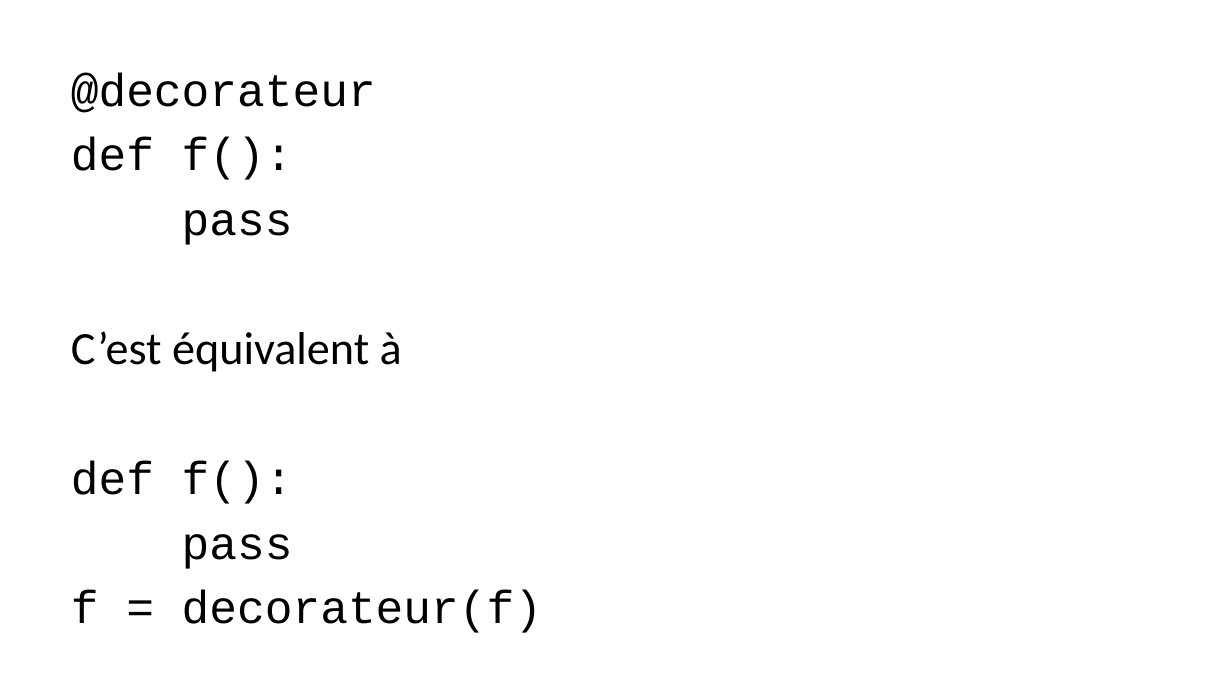
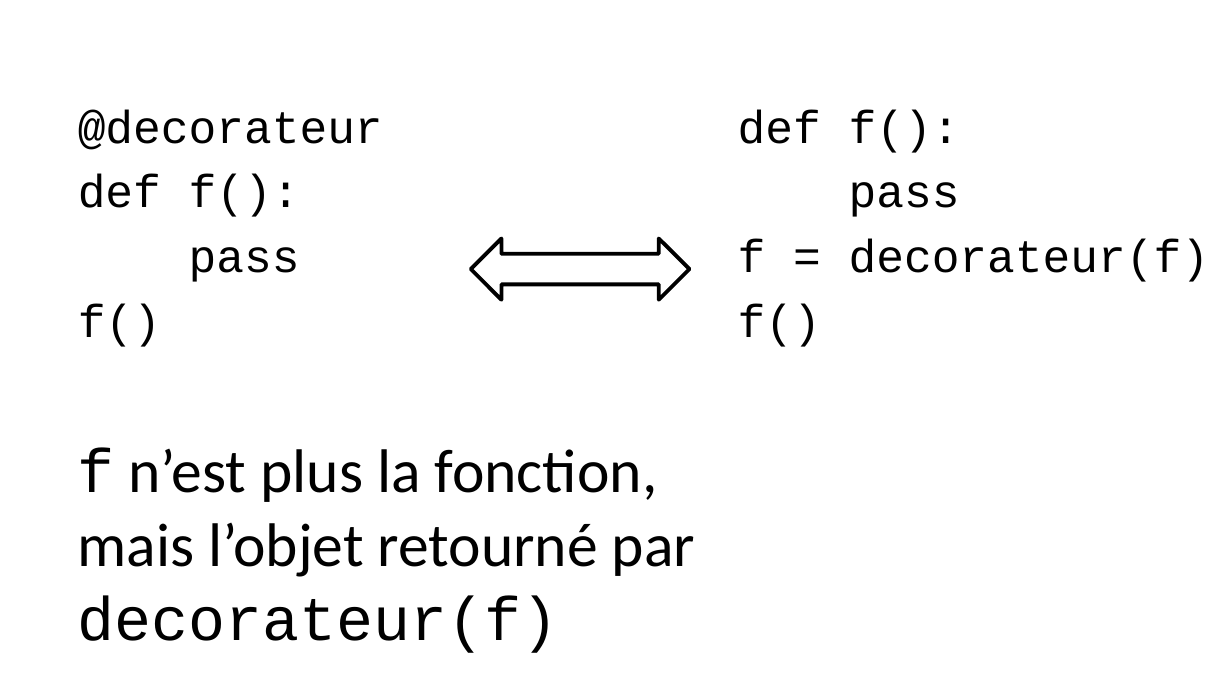
Before and after one commit to parmentelat/flotpython-archive, a slide deck: slide 3 of semaine7/CO12AL-W7-VIDEO02-SLIDE01.pptx. Drawn at 1232x693 pixels with LibreOffice and Linux fonts; fonts in the diff are those of the drawing. Boxes give left, top, right and bottom in pixels: in the first picture for what was removed or moved away, otherwise in the second. Text is boxed around its words. In the diff, an @@ line names an element or a change of style, - is before the commit and + after.

```diff
--- a/semaine7/CO12AL-W7-VIDEO02-SLIDE01.pptx
+++ b/semaine7/CO12AL-W7-VIDEO02-SLIDE01.pptx
@@ text "@decorateur": place and size @@
-text "@decorateur" at box(71, 73, 542, 633)
+text "@decorateur" at box(78, 110, 383, 347)
@@ text added at box(738, 110, 1209, 347), 36 pt, text #000000 @@
+def f():
+pass
+f = decorateur(f)
+f()
@@ left right arrow added at box(471, 238, 690, 299), outline #000000 3 pt @@
@@ text at box(78, 304, 161, 347): text changed @@
-C’est équivalent à
-def f():
-pass
-f = decorateur(f)
+f()
@@ text added at box(78, 448, 695, 653), 48 pt, text #000000 @@
+f n’est plus la fonction, mais l’objet retourné par decorateur(f)
```
Also in this commit, not shown: 2 other slides changed, 6 slides added, 2 slides removed, 1 other file.
